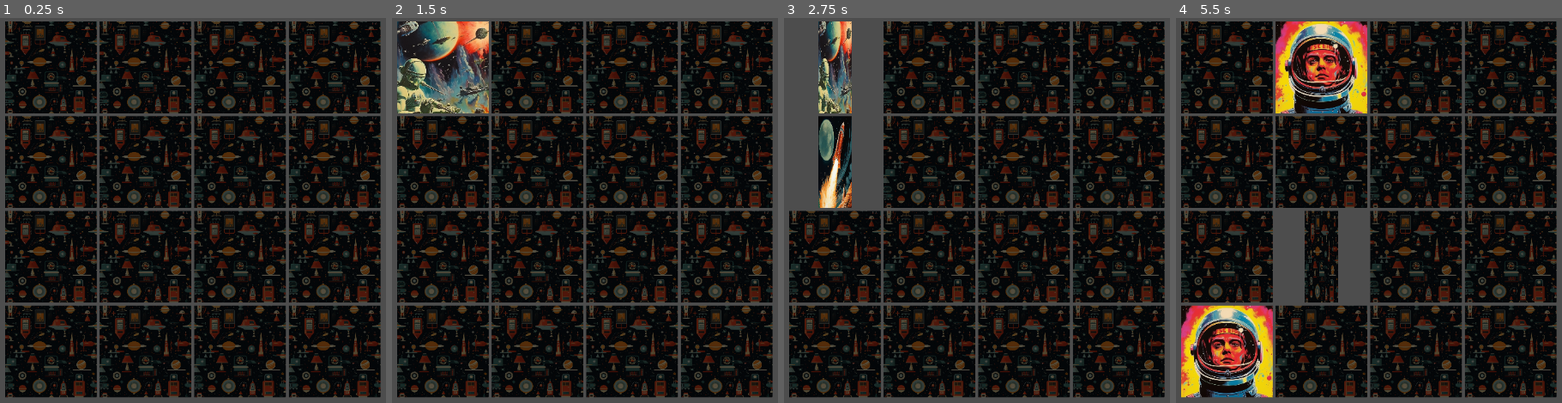
Above: before the commit, frames 1-4 (left to right).
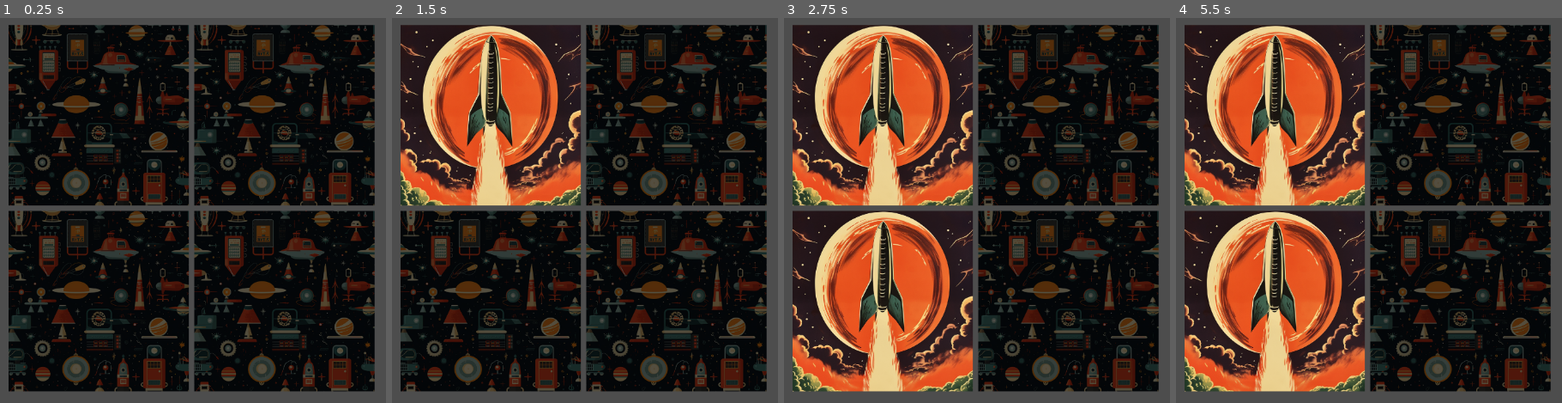
Above: after the commit, the same moments.

Repository: Visssarion/Memory-Card-Game
Game: Godot game, scene res://nodes/scenes/level_1.tscn
Same seed, same stepped clock (60 frames per second), same inputs: the game is played once before the commit and once after it. Before the commit the project starts from res://nodes/scenes/test_dev.tscn. The engine's default icon, where the game draws it, is replaced by a stand-in: a white triangle on a blue panel in a dark square.
Inputs (mouse positions are in pixels of both pictures, inside the frame that each line leads up to):
- Up to frame 1 (0.25 s): no input
- Up to frame 2 (1.5 s): tap Enter at 0.5 s; move the mouse to (442, 68) at 0.52 s; click (442, 68) at 0.67 s; move the mouse to (442, 160) at 1.27 s; click (442, 160) at 1.42 s
- Up to frame 3 (2.75 s): move the mouse to (834, 256) at 2.02 s; click (834, 256) at 2.17 s
- Up to frame 4 (5.5 s): move the mouse to (1226, 352) at 2.77 s; click (1226, 352) at 2.92 s; move the mouse to (1322, 68) at 3.52 s; click (1322, 68) at 3.67 s; move the mouse to (1322, 160) at 4.27 s; click (1322, 160) at 4.42 s; tap Space at 5 s; move the mouse to (1322, 256) at 5.02 s; click (1322, 256) at 5.17 s

The runs differ from the first frame. In frame 1, 48% of the frame differs, in the area x 1-99%, y 0-99%; in frame 2, 57%; in frame 3, 67%; in frame 4, 67%.

Commit message:
ADD: Endless loop / gamemode / gamesettings

Diff:
--- /dev/null
+++ b/nodes/scenes/level_1.tscn
@@ -0,0 +1,12 @@
+[gd_scene load_steps=3 format=3 uid="uid://do3vibbisj4sa"]
+
+[ext_resource type="Script" path="res://scripts/core/game.gd" id="1_5tp27"]
+[ext_resource type="PackedScene" uid="uid://c4pvs8d3svkwb" path="res://nodes/objects/game_camera_2d.tscn" id="2_qisgh"]
+
+[node name="GAMECORE" type="Node2D"]
+script = ExtResource("1_5tp27")
+
+[node name="GameCamera2D" parent="." instance=ExtResource("2_qisgh")]
+
+[node name="setTimeout" type="Timer" parent="."]
+wait_time = 5.0
--- a/project.godot
+++ b/project.godot
@@ -11,7 +11,7 @@
 [application]
 
 config/name="Memory Card Game"
-run/main_scene="res://nodes/scenes/test_dev.tscn"
+run/main_scene="res://nodes/scenes/level_1.tscn"
 config/features=PackedStringArray("4.1", "GL Compatibility")
 config/icon="res://icon.svg"
 
--- a/scripts/classes/card_data.gd
+++ b/scripts/classes/card_data.gd
@@ -6,8 +6,6 @@
 ## Class to store data of a given card.
 ##
 ## Inherits Resource to make process of making new cards easier
-
-
 
 ## Card's image
 @export var image: Texture2D
--- a/scripts/classes/deck.gd
+++ b/scripts/classes/deck.gd
@@ -24,3 +24,7 @@
 	var path: String = "res://cards/resources/Themes/%s" % deck_name  # Format Deck folder location
 	dir_contents(path)  # Iterate over folder content, determine deck
 	return deck  # Return the deck we just created dynamically
+
+func clear():
+	## Clears the current deck references from the game
+	deck = []
--- /dev/null
+++ b/scripts/classes/settings.gd
@@ -0,0 +1,16 @@
+class_name GameSettings
+
+@export_group("Game Settings")
+enum gamemodes {STORY, ENDLESS}  # Available gamemodes
+@export var gamemode_story = gamemodes.STORY
+@export var gamemode_endless = gamemodes.ENDLESS
+## Available gamemodes for the current board
+@export var gamemode: gamemodes = gamemodes.ENDLESS
+
+@export_group("Round Settings")
+## [b]Value for debugging purpose:[/b][br][code]ONLY CHANGE IN DEV MODE[/code][br][br]
+## Cooldown duration after picking wrong card
+@export var loss_timeout: float = 1.0
+## [b]Value for debugging purpose:[/b][br][code]ONLY CHANGE IN DEV MODE[/code][br][br]
+## Cooldown duration after picking right card
+@export var win_timeout: float = 1.0
--- a/scripts/core/game.gd
+++ b/scripts/core/game.gd
@@ -3,28 +3,20 @@
 
 class_name Game
 
-@export_group("Round Settings")
-## [b]Value for debugging purpose:[/b][br][code]ONLY CHANGE IN DEV MODE[/code][br][br]
-## Cooldown duration after picking wrong card
-@export var loss_timeout: float = 3  # Default timeout for a loss
-## [b]Value for debugging purpose:[/b][br][code]ONLY CHANGE IN DEV MODE[/code][br][br]
-## Cooldown duration after picking right card
-@export var win_timeout: float = 1.0  # Default timeout for a win
-
 @export_group("Board Settings")
 ## Dynamically set the amount of cards on the board[br]
 ## [br][code]Impacts amount of cols AND rows of the board[/code][br][br]
-@export_range(2, 16, 2) var rows: int = 2  # Dynamically set the amount of cards on the board
+@export_range(2, 16, 2) var rows: int = 2
 ## Total amount of cards required on the board in order to win and move on to the next scene[br]
 ## [br][code]When value is 0, all cards need to be matched before next scene can be loaded[/code][br][br]
 ## Note: On endless mode, it detemines when new cards will spawn
-@export var cards_left_for_win: int = 0  # Total amount of cards required on the board in order to win
+@export var cards_left_for_win: int = 0
 
 @export_group("Card Settings")
 ## The name of the Card deck.[br][br]The name of the deck represents a folder which should be located in[br]
 ## [br][code]res://cards/resources/Themes/DECKNAME[/code][br][br]
 ## If a card deck doesn't exists, game won't load and throws a print statement
-@export var deck_name: String = "FiftySpaceHorror"  # Card deck name
+@export var deck_name: String = "FiftySpaceHorror"
 ## Holds pixel size of each card art[br][br][code]default 512*512[/code]
 @export var pixelsize: int = 512
 ## Pixel distant within the grid between cards[br][br][code]default 15px[/code]
@@ -34,14 +26,15 @@
 var gamephase: gamephases = gamephases.PICK_A  # Current state of the gameloop
 
 var deck: Deck
+var settings: GameSettings
 var card_theme: Array[CardData]  # Holds card data such as image and name
 var cards_on_board: Array[Card]  # Private var which holds current cards on the board
 var selected_card_a: Card  # Player selected first choice
 var selected_card_b: Card  # Player selected second choice
 var card_prefab: PackedScene = load("res://nodes/objects/card.tscn")  # Holds Card prefab
 
-# This method finalizes the game, and throws either in endless mode new cards on the board, or in
-# story
+## This method finalizes the game, and throws either in endless mode new cards on the board, or in
+## story
 func finalize_game() -> void:
 	# Look for cards that have not been opened yet. If all cards are opened this should return an
 	# empty Array.
@@ -50,34 +43,40 @@
 	if len(closed_cards) <= cards_left_for_win:
 		# TODO, Depending on the gamemmode, we change scene, or add cards for endless mode. Has
 		# to be decided.
-		print("CHANGING SCENE, BOARD HAS BEEN CLEARED, OR ADD NEW CARDS, TODO HERE :eyes:")
+		if settings.gamemode == settings.gamemode_story:
+			print("DOING STORY ...")  # TODO Scene handler
+		elif settings.gamemode == settings.gamemode_endless:
+			clear_memory()  # Clear all relevant references
+			generate_game()  # Generate new board / new game
 
-# Here we determine the winner of each result phase, runs before reseting the gameloop
+## Here we determine the winner of each result phase, runs before reseting the gameloop
 func determine_win() -> void:
 	# If we have a match, we obviously win
-	var round_timeout = loss_timeout
+	var round_timeout = settings.loss_timeout
 	if selected_card_a.card_data.name == selected_card_b.card_data.name:
-		round_timeout = win_timeout  # Reduce timer to keep the player engadget
+		round_timeout = settings.win_timeout  # Reduce timer to keep the player engadget
 		print('WINNER, TODO HERE :eyes:')
 		# Destroy cards? TODO
-		finalize_game()  # Check if the board has been cleared.
 
 	var timer = $setTimeout  # Obtain timeout component
 	timer.wait_time = round_timeout  # Connect the finalize method to the timeout
 	timer.start()  # Start the timeout counting down to execute the method hold by the timer
 
-# Check result state, reset gameloop
+## Check result state, reset gameloop
 func set_result_state() -> void:
 	# Any other gamephase then PICK_B should not trigger this method
 	if gamephase != gamephases.RESULT: return
 	# Reset gamephase to PICK_A so the user is able to make a new selection
 	gamephase = gamephases.PICK_A
 	# If the current round was not a win, flip the cards back facedown
-	if selected_card_a.card_data.name != selected_card_b.card_data.name:
+	if selected_card_a && selected_card_b && \
+		selected_card_a.card_data.name != selected_card_b.card_data.name:
 		selected_card_a.opened = false  # Close cards incase of invalid match
 		selected_card_b.opened = false  # Close cards incase of invalid match
 
-# Method which executes after card has been clicked
+	finalize_game()  # Check if the board can be cleared.
+
+## Method which executes after card has been clicked
 func on_click(card):
 	# Cancel click if card is already open, we don't want to progress the gamephase
 	if card.opened or gamephase == gamephases.RESULT: return
@@ -94,8 +93,8 @@
 		card.opened = true  # Flip the card face up
 		determine_win()  # Check for a winner, execute timer to flip gamestate back to PICK_A
 
-func _ready():
-	# Fetch Deck
+## Fetch Card Deck
+func obtain_deck():
 	deck = Deck.new()  # Initialize a new deck
 	deck.deck_name = deck_name  # Set the deck name
 	card_theme = deck.fetch()  # Obtain the deck
@@ -105,14 +104,15 @@
 	## Duplicate cards
 	card_theme += card_theme  # Make a set of cards (Duplicate them)
 	card_theme.shuffle()  # Shuffle cards for the game
-	$setTimeout.timeout.connect(set_result_state)  # Connect setTimeout method with the timer
 
-	## Instantiate cards to game board from resources
+## Instantiate cards to game board from resources
+func layout_cards_on_board():
 	for card in card_theme:  # For each card in our Theme
 		var instance: Node2D = card_prefab.instantiate()  # Intantiate card node
 		cards_on_board.append(instance)  # place card on the board
 
-	# Position cards, obtain starting position
+## Position cards, obtain starting position
+func render_game_board():
 	var spawn_offset: int = rows / 2 * (pixelsize + gridsize) * -1 + pixelsize / 2  # wtf,!? Vissa!
 	var starting_pos: Vector2 = Vector2(spawn_offset, spawn_offset)  # Start position of first card
 	for row in range(rows):  # iterate over over rows
@@ -125,5 +125,27 @@
 			card.clicked.connect(on_click)  # Execute card click
 			add_child(card)  # Spawn the card in the world
 
-	# Attach camera
-	$GameCamera2D.update_scale(rows, pixelsize, gridsize)
+## Clears memory array with prefabs in scene
+func clear_memory():
+	deck.clear()  # Make sure to clear deck (In case for endless mode)
+	card_theme.clear()  # Make sure to clear references from the current card theme
+	selected_card_a = null  # Set card A to Nill to prevent If statement from firing
+	selected_card_b = null  # Set card B to Nill to prevent If statement from firing
+	# Remove current items on the board from the game scene
+	for item in cards_on_board:
+		remove_child(item)
+		item.queue_free()
+	# Clear all references
+	cards_on_board.clear()
+
+func generate_game():
+	## Generates a new board based on the gamesettings and lays it out for the user after which the user can play the game
+	obtain_deck()
+	layout_cards_on_board()
+	render_game_board()
+
+func _ready():
+	settings = GameSettings.new()
+	$setTimeout.timeout.connect(set_result_state)  # Connects Timer signal to self.class method
+	generate_game()  # Start game
+	$GameCamera2D.update_scale(rows, pixelsize, gridsize)  # Attach camera
